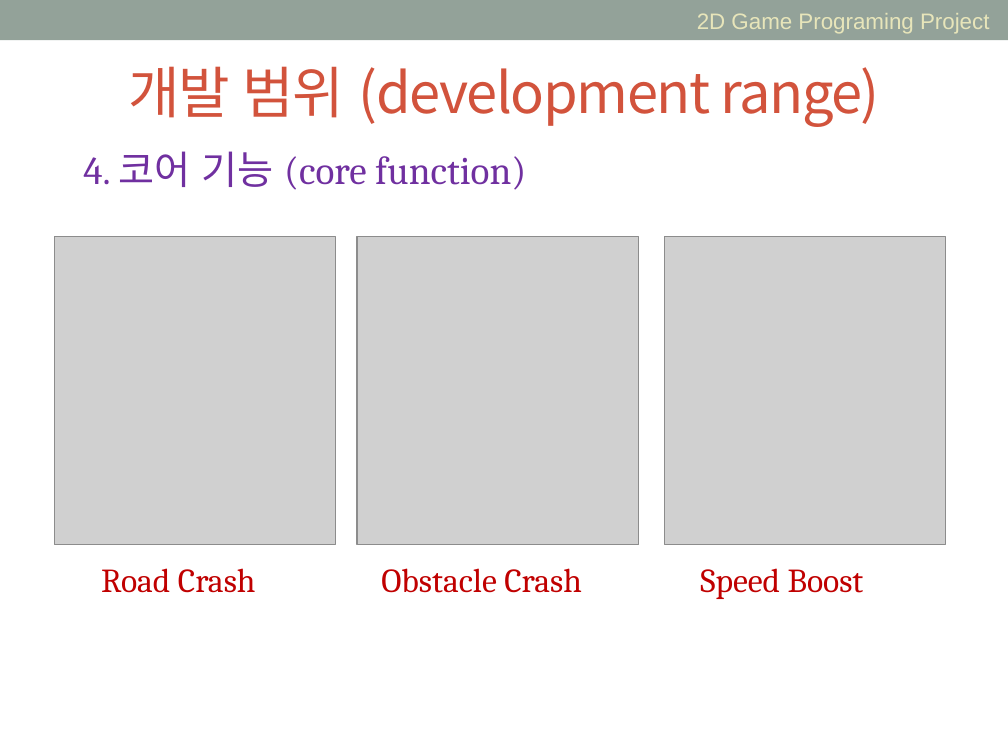
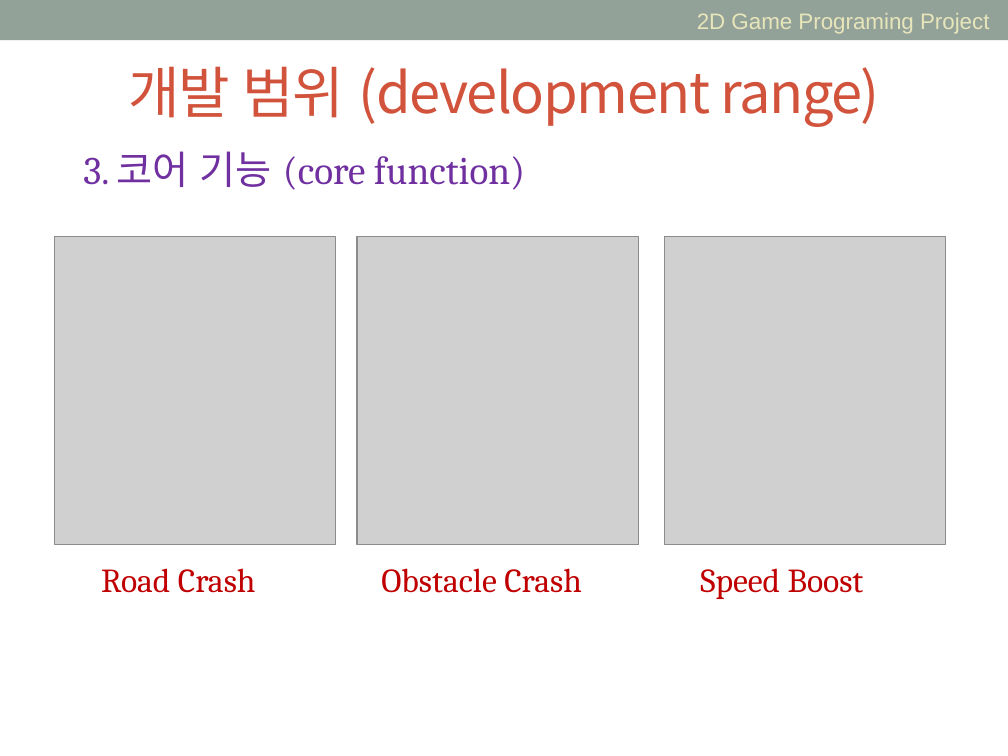
Before and after one commit to art4rtart/Drift, a slide deck: slide 6 of DRIFT2.pptx. Drawn at 1008x756 pixels with LibreOffice and Linux fonts; fonts in the diff are those of the drawing; grey boxes stand for pictures. Boxes give left, top, right and bottom in pixels: in the first picture for what was removed or moved away, otherwise in the second. Text is boxed around its words. In the diff, an @@ line names an element or a change of style, - is before the commit and + after.

```diff
--- a/DRIFT2.pptx
+++ b/DRIFT2.pptx
@@ text at bbox=[83, 151, 525, 190]: text changed @@
-4. 코어 기능 (core function)
+3. 코어 기능 (core function)
```
Also in this commit, not shown: 5 other slides changed.
